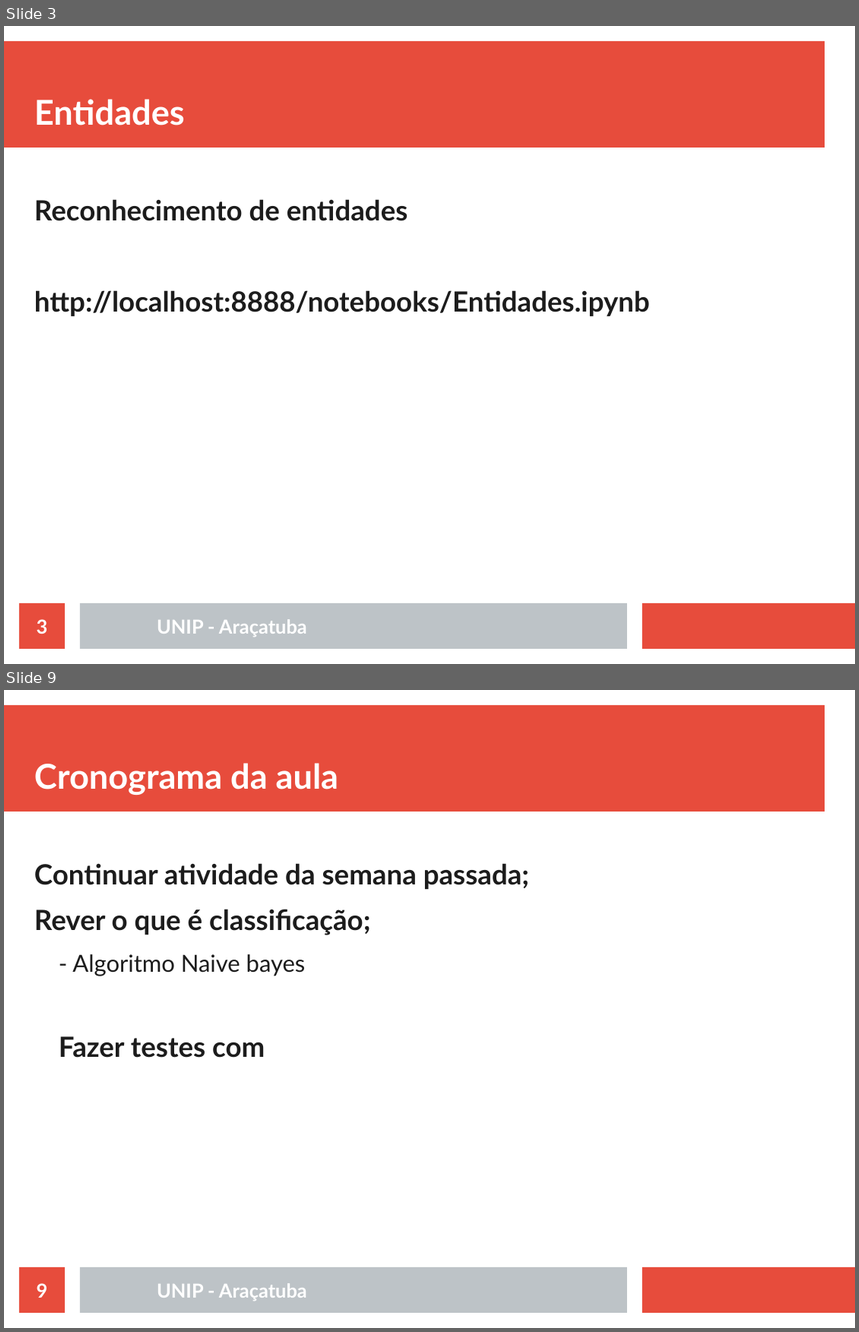
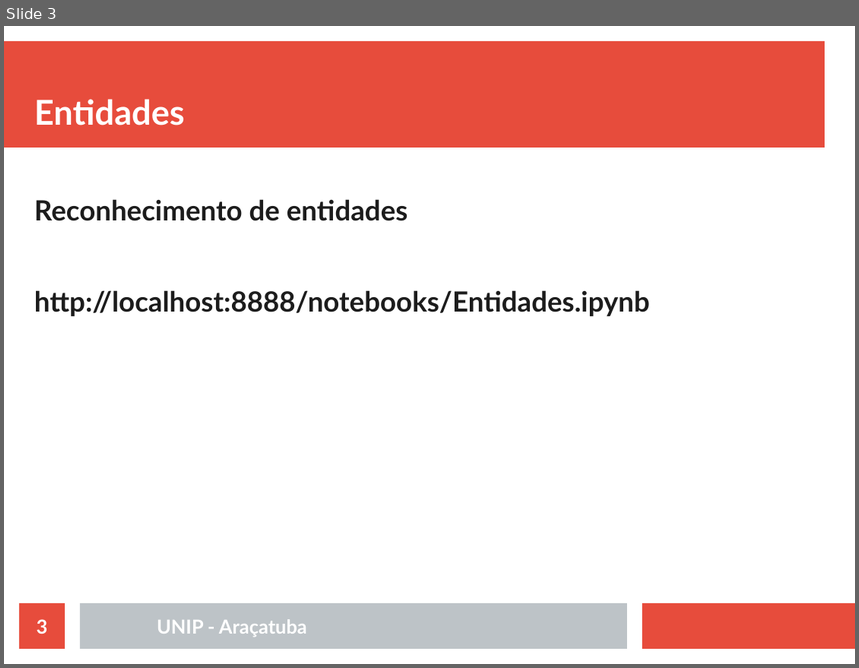
Before and after one commit to rafaelstojoao/pos-unip, a slide deck: [2020][modulo][Processamento_Linguagem_Natural]/[aula]02[classificacao].odp. Shown one above the other, each under a label of ours: slides 3 and 9 before the commit, slide 3 after it; the slides between them are not shown. The pictures are 859x1332 and 859x668 pixels, drawn with LibreOffice and Linux fonts; fonts in the diff are those of the drawing. Boxes give left, top, right and bottom in pixels: in the first picture for what was removed or moved away, otherwise in the second. Text is boxed around its words. In the diff, an @@ line names an element or a change of style, - is before the commit and + after.

Commit message:
up files da aula do 19092020

```diff
--- a/[2020][modulo][Processamento_Linguagem_Natural]/[aula]02[classificacao].odp
+++ b/[2020][modulo][Processamento_Linguagem_Natural]/[aula]02[classificacao].odp
@@ slide 9 removed at (x1=4, y1=690, x2=855, y2=1328), background #FFFFFF; not listed: 3 template elements that a slide beside it also shows @@
@@ title removed at (x1=34, y1=763, x2=338, y2=795) @@
-Cronograma da aula
@@ text removed at (x1=34, y1=863, x2=530, y2=1058) @@
-Continuar atividade da semana passada;
-Rever o que é classificação;
-  - Algoritmo Naive bayes
-Fazer testes com
@@ page number removed at (x1=19, y1=1268, x2=65, y2=1313) @@
-9
@@ text removed at (x1=157, y1=1284, x2=307, y2=1301) @@
-UNIP - Araçatuba
```
Also in this commit, not shown: 3 slides changed, 25 slides added, 3 other slides removed, 46 other files.
